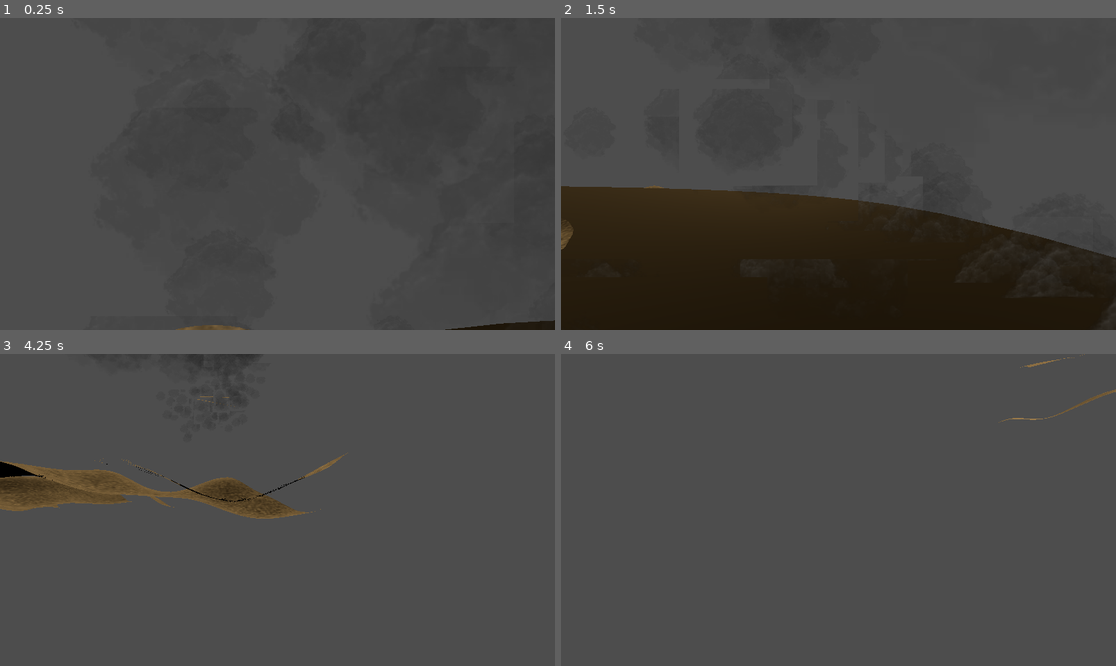
Above: before the commit, frames 1-4 (two rows, left to right).
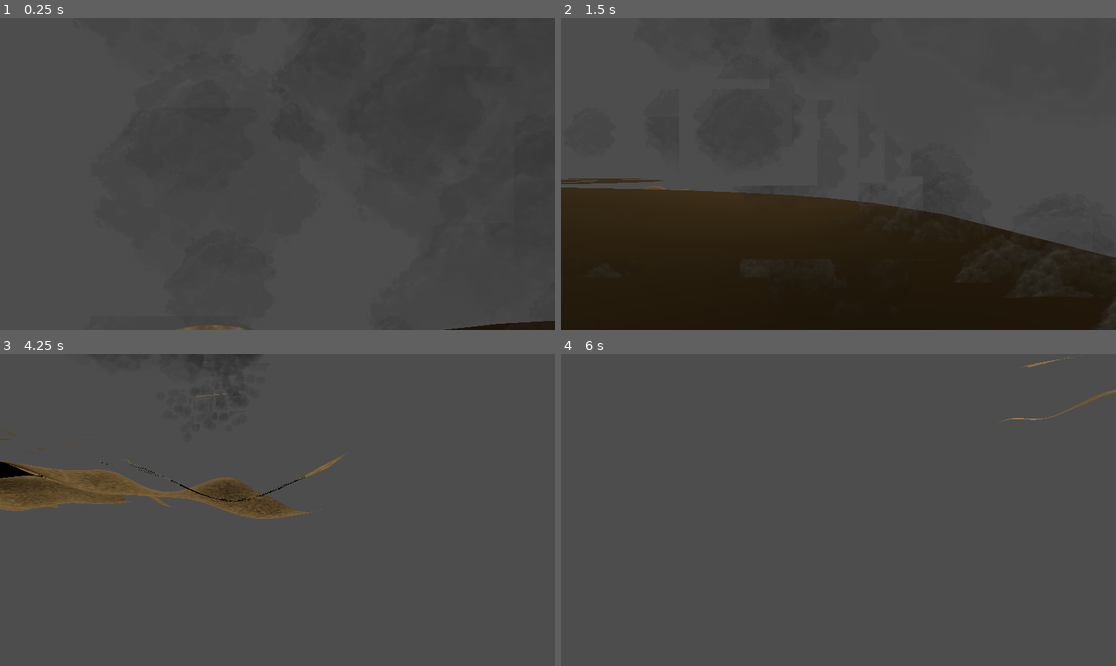
Above: after the commit, the same moments.

Repository: 360-g5/assignments
Game: Godot game, scene res://scenes/world.tscn
Same seed, same stepped clock (60 frames per second), same inputs: the game is played once before the commit and once after it.
Inputs:
- Up to frame 1 (0.25 s): no input
- Up to frame 2 (1.5 s): hold Right (move_right) 0.53-1.28 s; hold Down (move_backward) from 1.28 s (still down)
- Up to frame 3 (4.25 s): release Down (move_backward) at 2.03 s; hold Right (move_right) 2.03-2.78 s; hold Up (move_forward) 2.78-3.53 s; hold Left (move_left) from 3.53 s (still down)
- Up to frame 4 (6 s): release Left (move_left) at 5.03 s; hold Down (move_backward) 5.03-5.78 s; tap Enter at 5.75 s; hold Right (move_right) from 5.78 s (still down)

The runs differ from the first frame. In frame 1, less than 0.1% of the frame differs, in the area x 90-100%, y 96-98%; in frame 2, 0.7%, in the area x 0-99%, y 51-77%; in frame 3, 0.2%; in frame 4, less than 0.1%.

Commit message:
pass stitched array into wrap_for_closed_loop

Diff:
--- a/a2-driving-sim/scripts/track_manager.gd
+++ b/a2-driving-sim/scripts/track_manager.gd
@@ -78,7 +78,8 @@
 	stitched.append_array(base.slice(B, base.size()))
 
 
-	var wrapped = wrap_for_closed_loop(base)
+	var wrapped = wrap_for_closed_loop(stitched)
+
 
 	#print("Base points: ", base.size())
 	#print("Wrapped points: ", wrapped.size())
